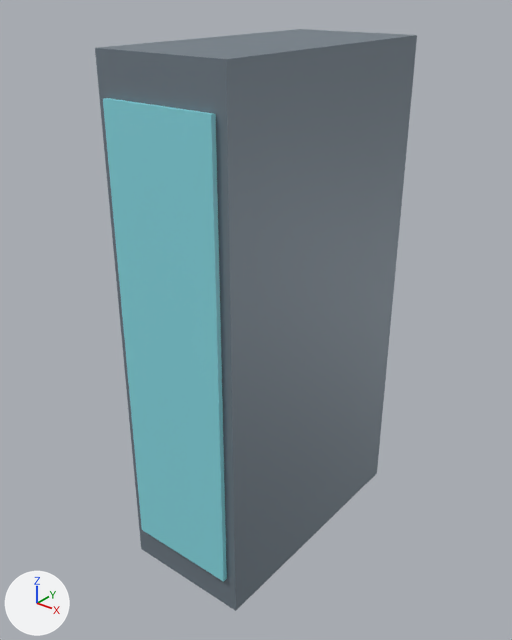
The glTF model unity/Assets/DataHall/Generated/Models/cdu.glb as it was, and as the next commit left it.
One viewpoint serves both versions: a 50 mm camera at (1.63, -2.13, 2.31) aimed at (-0.03, -0.05, 1.02). The lights are fixed; the arrows at lower left show +X, +Y and +Z. The picture after the commit comes second. Where no turn or scale is listed for an object, it has been applied to the vertices.

Names of what the first picture shows: 'Body', 'Front'.
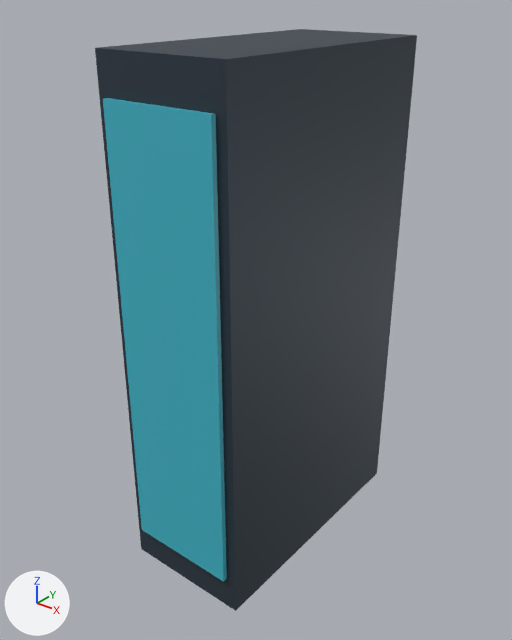
Patch to the scene script:
```diff
--- a/unity/Assets/DataHall/Generated/Models/cdu.glb.py
+++ b/unity/Assets/DataHall/Generated/Models/cdu.glb.py
@@ mat_body @@
 mat_body = principled_material('body')
-mat_body.base_color = (0.204, 0.251, 0.294)  # grey #7d8994
+mat_body.base_color = (0.0343, 0.0513, 0.0704)  # dark blue #34404b
 mat_body.metallic = 0.35
@@ mat_front @@
 mat_front = principled_material('front')
-mat_front.base_color = (0.247, 0.714, 0.788)  # cyan #88dce6
+mat_front.base_color = (0.0497, 0.468, 0.584)  # cyan #3fb6c9
```

Where the change shows, as pixel boxes [x1, y1, x2, y2] in the pictures (512 x 640 px):
'Body', recoloured (darker)
    both: [95, 29, 417, 611]
'Front', recoloured (darker)
    both: [103, 98, 227, 582]
